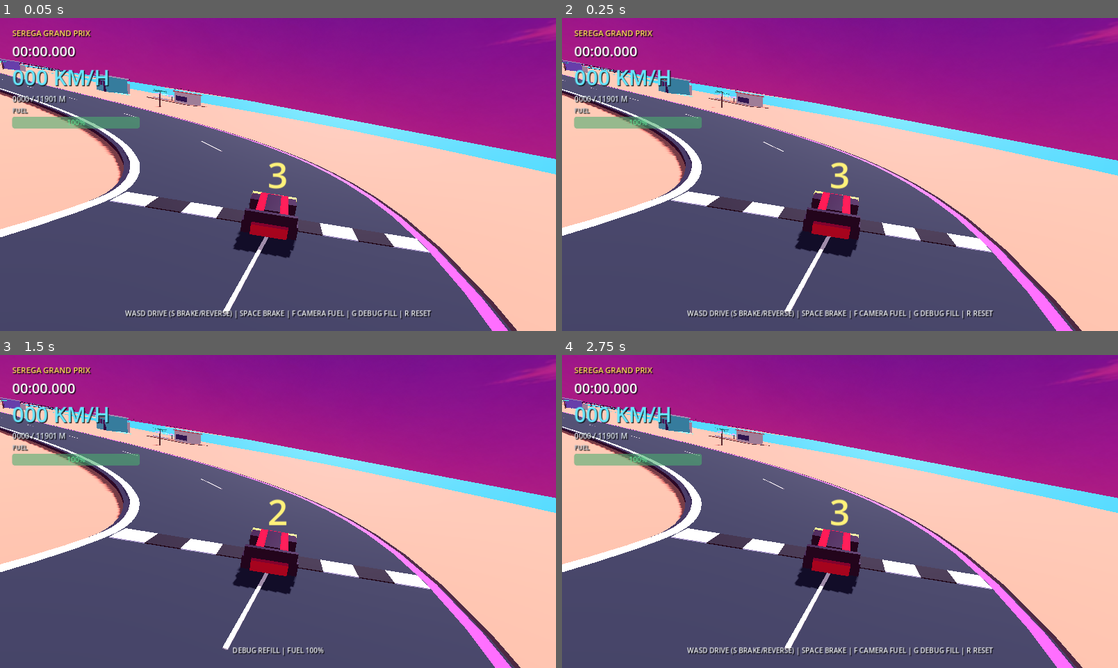
Above: before the commit, frames 1-4 (two rows, left to right).
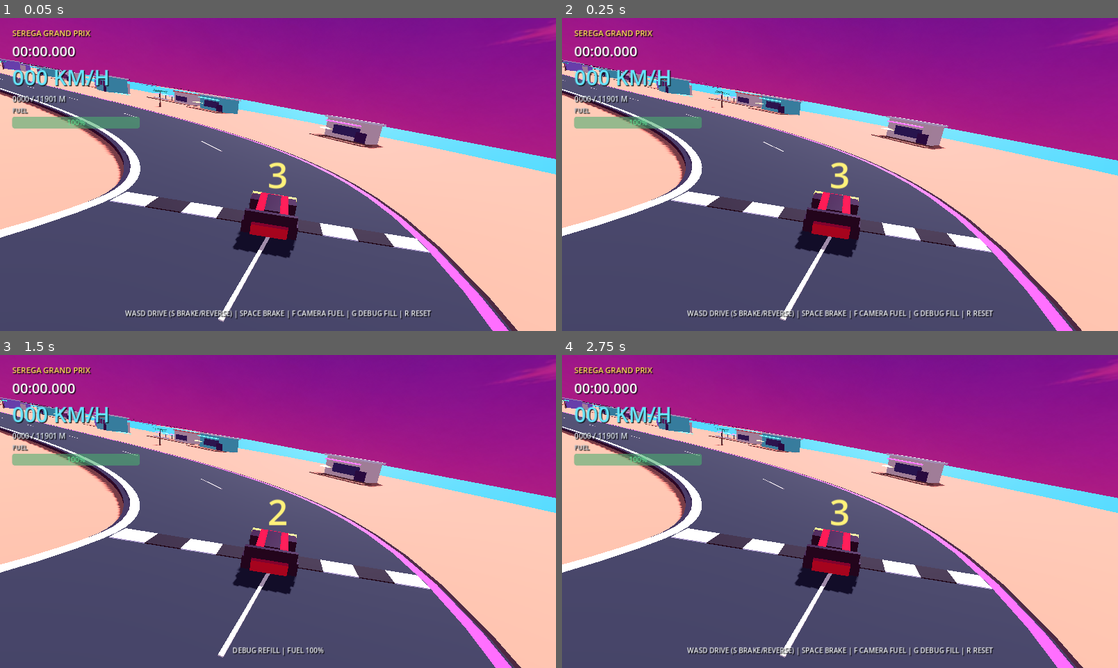
Above: after the commit, the same moments.

Repository: marticampgin/serega-racing
Game: Godot game, scene res://scenes/main.tscn
Same seed, same stepped clock (60 frames per second), same inputs: the game is played once before the commit and once after it.
Inputs:
- Up to frame 1 (0.05 s): no input
- Up to frame 2 (0.25 s): no input
- Up to frame 3 (1.5 s): hold D 0.53-1.28 s; hold F 0.53-1.28 s; tap Space at 0.77 s; hold S from 1.28 s (still down); tap G at 1.35 s
- Up to frame 4 (2.75 s): tap Space at 1.52 s; tap Enter at 2 s; release S at 2.03 s; hold D from 2.03 s (still down); hold R from 2.03 s (still down)

The runs differ from the first frame. In frame 1, 1.7% of the frame differs, in the area x 0-94%, y 13-100%; in frame 2, 1.7%; in frame 3, 1.7%; in frame 4, 1.7%.

Commit message:
Fix coastal geometry and expand island districts

Diff:
--- a/data/course_layout.json
+++ b/data/course_layout.json
@@ -2,7 +2,7 @@
   "name": "Serega Island Grand Prix",
   "closed": true,
   "world_scale": 3.3,
-  "bake_interval": 4.0,
+  "bake_interval": 2.0,
   "road_half_width": 9.0,
   "notes": "Clockwise map-template route. Party Island is scenery only and is not part of this racing line.",
   "landmarks": [
--- a/scripts/main.gd
+++ b/scripts/main.gd
@@ -543,6 +543,7 @@
 	chase_camera = Camera3D.new()
 	chase_camera.current = true
 	chase_camera.fov = 70.0
+	chase_camera.far = 7000.0
 	add_child(chase_camera)
 	chase_camera.global_position = car.global_position + start_frame.basis.z * 10.5 + start_frame.basis.y * 5.4
 	chase_camera.look_at(car.global_position - start_frame.basis.z * 5.0 + start_frame.basis.y * 0.5, start_frame.basis.y)
--- a/scripts/world_builder.gd
+++ b/scripts/world_builder.gd
@@ -25,6 +25,9 @@
 var _route_buckets: Dictionary = {}
 var _submerged_buckets: Dictionary = {}
 var _ocean_grid_origin := Vector2.ZERO
+var _terrain_grid_origin := Vector2.ZERO
+var _ocean_render_cache: Dictionary = {}
+var _terrain_render_cache: Dictionary = {}
 var mesh_instance_count := 0
 
 
@@ -44,6 +47,7 @@
 	_build_shopping_alley()
 	_build_sport_complex()
 	_build_north_coast()
+	_build_district_infill()
 	_build_party_island()
 	_build_personalized_billboards()
 	_build_roadside_rhythm()
@@ -57,20 +61,35 @@
 func ocean_rendered_height_at(world_xz: Vector2) -> float:
 	# Match the exact diagonal used by _build_heightfield_mesh so QA validates
 	# rendered triangle interpolation rather than only the height sampler.
-	var grid := (world_xz - _ocean_grid_origin) / OCEAN_GRID
+	return _rendered_height_at(world_xz, _ocean_grid_origin, OCEAN_GRID, Callable(self, "_ocean_height_at"), _ocean_render_cache)
+
+
+func terrain_rendered_height_at(world_xz: Vector2) -> float:
+	return _rendered_height_at(world_xz, _terrain_grid_origin, TERRAIN_GRID, Callable(self, "_ground_height_at"), _terrain_render_cache)
+
+
+func _rendered_height_at(world_xz: Vector2, origin: Vector2, spacing: float, sampler: Callable, cache: Dictionary) -> float:
+	var grid := (world_xz - origin) / spacing
 	var cell := Vector2(floorf(grid.x), floorf(grid.y))
 	var uv := grid - cell
-	var a_xz := _ocean_grid_origin + cell * OCEAN_GRID
-	var b_xz := a_xz + Vector2(0.0, OCEAN_GRID)
-	var c_xz := a_xz + Vector2(OCEAN_GRID, OCEAN_GRID)
-	var d_xz := a_xz + Vector2(OCEAN_GRID, 0.0)
-	var a := _ocean_height_at(a_xz)
-	var b := _ocean_height_at(b_xz)
-	var c := _ocean_height_at(c_xz)
-	var d := _ocean_height_at(d_xz)
+	var a_xz := origin + cell * spacing
+	var b_xz := a_xz + Vector2(0.0, spacing)
+	var c_xz := a_xz + Vector2(spacing, spacing)
+	var d_xz := a_xz + Vector2(spacing, 0.0)
+	var a := _cached_height_sample(a_xz, sampler, cache)
+	var b := _cached_height_sample(b_xz, sampler, cache)
+	var c := _cached_height_sample(c_xz, sampler, cache)
+	var d := _cached_height_sample(d_xz, sampler, cache)
 	if uv.y >= uv.x:
 		return a * (1.0 - uv.y) + b * (uv.y - uv.x) + c * uv.x
 	return a * (1.0 - uv.x) + c * uv.y + d * (uv.x - uv.y)
+
+
+func _cached_height_sample(position: Vector2, sampler: Callable, cache: Dictionary) -> float:
+	var key := Vector2i(roundi(position.x * 10.0), roundi(position.y * 10.0))
+	if not cache.has(key):
+		cache[key] = float(sampler.call(position))
+	return float(cache[key])
 
 
 func _cache_route_samples() -> void:
@@ -81,10 +100,12 @@
 	while offset < _course.length():
 		var point := _course.point_at(offset)
 		var zone := _course.zone_at(offset)
-		var below_island_grade := point.y < TERRAIN_TOP - 0.2
-		var near_water_structure := _offset_near_water_zone(offset, 220.0)
-		var water_route := zone in ["bridge", "underwater_tunnel"]
-		var submerged_route := zone == "underwater_tunnel" or (below_island_grade and near_water_structure)
+		var truly_submerged_tunnel := zone == "underwater_tunnel" and point.y < SEA_LEVEL - 0.8
+		var water_route := zone == "bridge" or truly_submerged_tunnel
+		# Only the enclosed tunnel needs the sea surface lowered. Extending this
+		# profile into Loop 2 exposed the seabed as large purple wedges and cyan
+		# puddles when viewed from the elevated crossing around 3234 m.
+		var submerged_route := truly_submerged_tunnel
 		var route_sample := {"offset": offset, "point": point, "zone": zone, "water": water_route, "submerged": submerged_route}
 		_route_samples.append(route_sample)
 		_add_to_bucket(_route_buckets, _bucket_key(Vector2(point.x, point.z)), route_sample)
@@ -231,7 +252,7 @@
 	instance.cast_shadow = GeometryInstance3D.SHADOW_CASTING_SETTING_ON if substantial else GeometryInstance3D.SHADOW_CASTING_SETTING_OFF
 	# Compound buildings used to lose windows/roofs before their main body. A
 	# shared minimum range keeps silhouettes intact while retaining distance culls.
-	instance.visibility_range_end = maxf(visibility, 620.0)
+	instance.visibility_range_end = maxf(visibility * 1.45, 1200.0)
 	instance.visibility_range_fade_mode = GeometryInstance3D.VISIBILITY_RANGE_FADE_SELF
 	mesh_instance_count += 1
 	return instance
@@ -352,11 +373,12 @@
 	var ocean_min := center - ocean_size * 0.5
 	var ocean_max := center + ocean_size * 0.5
 	_ocean_grid_origin = Vector2(floorf(ocean_min.x / OCEAN_GRID) * OCEAN_GRID, floorf(ocean_min.y / OCEAN_GRID) * OCEAN_GRID)
+	_terrain_grid_origin = Vector2(floorf(ocean_min.x / TERRAIN_GRID) * TERRAIN_GRID, floorf(ocean_min.y / TERRAIN_GRID) * TERRAIN_GRID)
 	# Both layers are connected indexed heightfields. Sand slopes continuously to
 	# the seabed; the opaque sea overlays it and depresses smoothly beneath the
 	# enclosed tunnel. No cells are deleted, so there are no horizon holes.
 	var ocean_mesh := _build_heightfield_mesh(ocean_min, ocean_max, OCEAN_GRID, Callable(self, "_ocean_height_at"))
-	var ocean := _mesh_instance(ocean_mesh, _materials.ocean, 2600.0)
+	var ocean := _mesh_instance(ocean_mesh, _materials.ocean, 5200.0)
 	ocean.name = "OceanSurface"
 	_parent.add_child(ocean)
 	ocean.add_to_group("ocean_scenery")
@@ -367,7 +389,7 @@
 	terrain.mesh = terrain_mesh
 	terrain.material_override = _materials.sand
 	terrain.cast_shadow = GeometryInstance3D.SHADOW_CASTING_SETTING_ON
-	terrain.visibility_range_end = 2600.0
+	terrain.visibility_range_end = 5200.0
 	terrain.add_to_group("island_terrain")
 	_parent.add_child(terrain)
 	mesh_instance_count += 1
@@ -465,7 +487,7 @@
 	# Marching-squares produces a narrow continuous foam line exactly where the
 	# shaped sand crosses sea level. It makes the beach readable without adding a
 	# second flat slab that could z-fight with either terrain surface.
-	const SPACING := 10.0
+	const SPACING := 6.0
 	var aligned_min := Vector2(floorf(minimum.x / SPACING) * SPACING, floorf(minimum.y / SPACING) * SPACING)
 	var columns := ceili((maximum.x - aligned_min.x) / SPACING) + 1
 	var rows := ceili((maximum.y - aligned_min.y) / SPACING) + 1
@@ -474,14 +496,16 @@
 	for row in range(rows):
 		for column in range(columns):
 			var point := aligned_min + Vector2(column * SPACING, row * SPACING)
-			values[row * columns + column] = _ground_height_at(point) - SEA_LEVEL
+			values[row * columns + column] = terrain_rendered_height_at(point) - ocean_rendered_height_at(point)
 	var surface := SurfaceTool.new()
 	surface.begin(Mesh.PRIMITIVE_TRIANGLES)
 	var segment_count := 0
 	for row in range(rows - 1):
 		for column in range(columns - 1):
 			var center := aligned_min + Vector2((column + 0.5) * SPACING, (row + 0.5) * SPACING)
-			if _submerged_distance(center) < 50.0:
+			# Leave only the sealed inner tunnel corridor contour-free. The former
+			# 50 m exclusion created obvious missing shoreline stretches at portals.
+			if _submerged_distance(center) < 13.0:
 				continue
 			var corners := [
 				aligned_min + Vector2(column * SPACING, row * SPACING),
@@ -512,7 +536,7 @@
 	if segment_count == 0:
 		return
 	surface.generate_normals()
-	var contour := _mesh_instance(surface.commit(), _materials.foam, 2600.0)
+	var contour := _mesh_instance(surface.commit(), _materials.foam, 5200.0)
 	contour.name = "ShorelineContour"
 	contour.cast_shadow = GeometryInstance3D.SHADOW_CASTING_SETTING_OFF
 	contour.add_to_group("shoreline_contour")
@@ -523,11 +547,17 @@
 	var direction := (to - from).normalized()
 	if direction.length_squared() < 0.5:
 		return
-	var normal := Vector2(-direction.y, direction.x) * 0.48
-	var a := Vector3(from.x - normal.x, SEA_LEVEL + 0.07, from.y - normal.y)
-	var b := Vector3(to.x - normal.x, SEA_LEVEL + 0.07, to.y - normal.y)
-	var c := Vector3(to.x + normal.x, SEA_LEVEL + 0.07, to.y + normal.y)
-	var d := Vector3(from.x + normal.x, SEA_LEVEL + 0.07, from.y + normal.y)
+	# Slightly overlap neighbouring marching-square segments so sharp turns do
+	# not leave pinholes between independent quads.
+	from -= direction * 0.42
+	to += direction * 0.42
+	var normal := Vector2(-direction.y, direction.x) * 0.34
+	var from_y := ocean_rendered_height_at(from) + 0.07
+	var to_y := ocean_rendered_height_at(to) + 0.07
+	var a := Vector3(from.x - normal.x, from_y, from.y - normal.y)
+	var b := Vector3(to.x - normal.x, to_y, to.y - normal.y)
+	var c := Vector3(to.x + normal.x, to_y, to.y + normal.y)
+	var d := Vector3(from.x + normal.x, from_y, from.y + normal.y)
 	_add_surface_quad(surface, a, b, c, d)
 
 
@@ -551,6 +581,10 @@
 		var promenade_offset := start + 55.0
 		var promenade_index := 0
 		while promenade_offset < finish:
+			# Closed-lap scenery must also clear the first sector. The final
+			# promenade previously overlapped the Villa at 45 m across the seam.
+			if promenade_offset > _course.length() - 80.0:
+				break
 			_add_coastal_promenade(promenade_offset, 1.0 if promenade_index % 2 == 0 else -1.0, promenade_index)
 			promenade_offset += 176.0
 			promenade_index += 1
@@ -726,6 +760,173 @@
 					_add_beach_bar(d, -1.0 if index % 2 == 0 else 1.0, index)
 				d += 118.0
 				index += 1
+
+
+func _build_district_infill() -> void:
+	# A second, collision-aware population layer turns the named map zones into
+	# continuous districts. These are deliberately irregular rather than a rigid
+	# prop fence, and every footprint is checked against existing scenery plus all
+	# non-local road branches before it is built.
+	var settings := {
+		"start_coast": {"spacing": 46.0, "setback": 50.0, "radius": 10.5},
+		"party_town": {"spacing": 43.0, "setback": 49.0, "radius": 10.0},
+		"city_centre": {"spacing": 47.0, "setback": 68.0, "radius": 14.0},
+		"shopping_alley": {"spacing": 42.0, "setback": 47.0, "radius": 11.0},
+		"sport_complex": {"spacing": 52.0, "setback": 68.0, "radius": 14.0},
+		"north_coast": {"spacing": 48.0, "setback": 54.0, "radius": 10.5},
+		"party_island_view": {"spacing": 48.0, "setback": 54.0, "radius": 10.5},
+	}
+	var feature_index := 0
+	for zone_name: String in settings:
+		var setting: Dictionary = settings[zone_name]
+		for span: Dictionary in _zone_spans(zone_name):
+			var offset := float(span.start_distance) + float(setting.spacing) * 0.5
+			while offset < float(span.end_distance) - float(setting.spacing) * 0.35:
+				var preferred_side := -1.0 if feature_index % 2 == 0 else 1.0
+				var root := _try_infill_root(zone_name, offset, preferred_side, float(setting.setback), float(setting.radius), feature_index)
+				if root != null:
+					_populate_infill_root(root, zone_name, feature_index)
+				offset += float(setting.spacing)
+				feature_index += 1
+
+
+func _try_infill_root(zone_name: String, offset: float, preferred_side: float, setback: float, radius: float, variant: int) -> Node3D:
+	var road := _course.point_at(offset)
+	var lateral := _course.lateral_at(offset)
+	var candidate_position := Vector3.ZERO
+	var found := false
+	for extra_setback in [0.0, 22.0, 42.0]:
+		for side in [preferred_side, -preferred_side]:
+			var position := road + lateral * float(side) * (setback + float(extra_setback))
+			position.y = _ground_height_at(Vector2(position.x, position.z))
+			if position.y <= SEA_LEVEL + 0.12:
+				continue
+			if _other_road_clearance(position, offset) < radius + 11.0:
+				continue
+			if not _scenery_footprint_is_clear(position, radius):
+				continue
+			candidate_position = position
+			found = true
+			break
+		if found:
+			break
+	if not found:
+		return null
+	var root := _grounded_root("%s_Infill_%03d" % [zone_name, variant], candidate_position, ["district_infill", "%s_scenery" % zone_name])
+	root.look_at(Vector3(road.x, candidate_position.y, road.z), Vector3.UP)
+	root.set_meta("course_offset", offset)
+	root.set_meta("scenery_radius", radius)
+	return root
+
+
+func _scenery_footprint_is_clear(position: Vector3, radius: float) -> bool:
+	for value in _parent.get_tree().get_nodes_in_group("grounded_scenery"):
+		if not value is Node3D or not _parent.is_ancestor_of(value):
+			continue
+		var root := value as Node3D
+		var existing_radius := 0.0
+		if root.has_meta("scenery_radius"):
+			existing_radius = float(root.get_meta("scenery_radius"))
+		else:
+			existing_radius = _estimate_scenery_radius(root)
+			root.set_meta("scenery_radius", existing_radius)
+		if Vector2(position.x, position.z).distance_to(Vector2(root.global_position.x, root.global_position.z)) < radius + existing_radius + 2.5:
+			return false
+	return true
+
+
+func _estimate_scenery_radius(root: Node3D) -> float:
+	var radius := 3.0
+	var inverse := root.global_transform.affine_inverse()
+	for child in root.find_children("*", "MeshInstance3D", true, false):
+		var mesh_instance := child as MeshInstance3D
+		if mesh_instance.mesh == null:
+			continue
+		var bounds := mesh_instance.get_aabb()
+		for corner_index in range(8):
+			var corner := bounds.position + Vector3(
+				bounds.size.x if corner_index & 1 else 0.0,
+				bounds.size.y if corner_index & 2 else 0.0,
+				bounds.size.z if corner_index & 4 else 0.0
+			)
+			var local_corner: Vector3 = inverse * (mesh_instance.global_transform * corner)
+			radius = maxf(radius, Vector2(local_corner.x, local_corner.z).length())
+	return minf(radius, 38.0)
+
+
+func _populate_infill_root(root: Node3D, zone_name: String, variant: int) -> void:
+	if zone_name in ["start_coast", "north_coast", "party_island_view"]:
+		if zone_name != "start_coast" and variant % 4 == 0:
+			_add_infill_marina(root, variant)
+		else:
+			_add_infill_bungalow(root, variant)
+	elif zone_name == "party_town":
+		_add_infill_bar(root, variant)
+	elif zone_name == "city_centre":
+		_add_infill_midrise(root, variant)
+	elif zone_name == "shopping_alley":
+		_add_infill_shop_pair(root, variant)
+	elif zone_name == "sport_complex":
+		_add_infill_sport_lot(root, variant)
+
+
+func _add_infill_bungalow(root: Node3D, variant: int) -> void:
+	var body: Material = [_materials.cream, _materials.mint, _materials.coral, _materials.lavender][variant % 4]
+	_box(root, Vector3(13.0, 5.4, 9.0), Vector3(0, 2.7, 0), body, 900.0)
+	_box(root, Vector3(14.5, 0.5, 10.2), Vector3(0, 5.65, 0), _materials.white, 900.0)
+	_box(root, Vector3(8.0, 2.5, 0.2), Vector3(0, 2.5, -4.58), _materials.glass, 900.0)
+	_box(root, Vector3(3.0, 2.8, 0.24), Vector3(-4.5, 1.4, -4.62), _materials.night, 900.0)
+	_box(root, Vector3(10.0, 0.35, 2.1), Vector3(1.0, 4.5, -5.25), _materials.pink if variant % 2 == 0 else _materials.cyan, 900.0)
+	_box(root, Vector3(16.0, 0.18, 6.0), Vector3(0, 0.09, -7.2), _materials.wood, 900.0)
+	_cylinder(root, 2.1, 0.42, Vector3(5.0, 2.5, -7.0), _materials.orange, 0.16, 900.0, 10)
+
+
+func _add_infill_marina(root: Node3D, variant: int) -> void:
+	_box(root, Vector3(18.0, 0.25, 7.0), Vector3(0, 0.13, 2.0), _materials.wood, 1000.0)
+	_box(root, Vector3(8.0, 4.2, 6.0), Vector3(-4.0, 2.1, 1.5), _materials.cream, 1000.0)
+	_box(root, Vector3(8.8, 0.4, 6.8), Vector3(-4.0, 4.4, 1.5), _materials.coral, 1000.0)
+	for index in range(3):
+		var x := -6.0 + index * 6.0
+		_box(root, Vector3(2.7, 0.65, 6.2), Vector3(x, 0.45, -4.8), _materials.cyan if (index + variant) % 2 == 0 else _materials.coral, 1000.0)
+		_box(root, Vector3(1.7, 0.9, 2.2), Vector3(x, 1.0, -4.3), _materials.white, 1000.0)
+
+
+func _add_infill_bar(root: Node3D, variant: int) -> void:
+	_box(root, Vector3(15.0, 6.5, 10.0), Vector3(0, 3.25, 0), _materials.night, 1000.0)
+	_box(root, Vector3(11.0, 3.0, 0.2), Vector3(0, 2.8, -5.08), _materials.glass, 1000.0)
+	_box(root, Vector3(16.0, 0.5, 2.2), Vector3(0, 5.4, -5.8), _materials.pink if variant % 2 == 0 else _materials.cyan, 1000.0)
+	_box(root, Vector3(10.0, 0.35, 0.3), Vector3(0, 7.2, -5.0), _materials.orange, 1000.0)
+	for x in [-5.0, 0.0, 5.0]:
+		_cylinder(root, 0.9, 0.45, Vector3(x, 0.45, -8.0), _materials.white, 0.9, 900.0, 10)
+
+
+func _add_infill_midrise(root: Node3D, variant: int) -> void:
+	var body: Material = [_materials.cream, _materials.mint, _materials.coral, _materials.lavender][variant % 4]
+	_box(root, Vector3(19.0, 5.0, 13.0), Vector3(0, 2.5, 0), _materials.night, 1300.0)
+	_box(root, Vector3(15.0, 18.0 + variant % 3 * 4.0, 10.0), Vector3(0, 14.0 + variant % 3 * 2.0, 0.5), body, 1300.0)
+	for x in [-5.0, 0.0, 5.0]:
+		_box(root, Vector3(2.4, 12.0, 0.2), Vector3(x, 14.0, -4.58), _materials.glass, 1300.0)
+	_box(root, Vector3(13.0, 0.5, 1.7), Vector3(0, 5.0, -7.0), _materials.cyan if variant % 2 == 0 else _materials.pink, 1300.0)
+
+
+func _add_infill_shop_pair(root: Node3D, variant: int) -> void:
+	for index in range(2):
+		var x := -5.2 if index == 0 else 5.2
+		var body: Material = [_materials.cream, _materials.mint, _materials.coral, _materials.lavender][(variant + index) % 4]
+		_box(root, Vector3(9.8, 6.0, 8.0), Vector3(x, 3.0, 0), body, 1000.0)
+		_box(root, Vector3(7.4, 2.8, 0.2), Vector3(x, 2.3, -4.08), _materials.glass, 1000.0)
+		_box(root, Vector3(10.0, 0.4, 2.0), Vector3(x, 4.8, -4.8), _materials.pink if index % 2 == 0 else _materials.cyan, 1000.0)
+		_box(root, Vector3(7.0, 0.7, 0.25), Vector3(x, 6.1, -4.2), _materials.orange, 1000.0)
+
+
+func _add_infill_sport_lot(root: Node3D, variant: int) -> void:
+	_box(root, Vector3(25.0, 0.25, 15.0), Vector3(0, 0.13, 0), _materials.court if variant % 2 == 0 else _materials.field, 1100.0)
+	_box(root, Vector3(26.0, 0.2, 0.2), Vector3(0, 0.32, -7.0), _materials.white, 1100.0)
+	_box(root, Vector3(0.2, 0.05, 14.0), Vector3(0, 0.32, 0), _materials.white, 1100.0)
+	for x in [-11.0, 11.0]:
+		_box(root, Vector3(0.25, 7.0, 0.25), Vector3(x, 3.5, 6.0), _materials.steel, 1100.0)
+		_box(root, Vector3(3.4, 0.7, 0.5), Vector3(x, 7.0, 6.0), _materials.yellow, 1100.0)
+	_box(root, Vector3(18.0, 3.5, 4.5), Vector3(0, 1.75, 10.0), _materials.cream, 1100.0)
 
 
 func _add_marina(offset: float, side: float) -> void:
@@ -1051,9 +1252,24 @@
 	for span: Dictionary in _zone_spans("underwater_tunnel"):
 		var start := float(span.start_distance)
 		var finish := float(span.end_distance)
-		var offset := start + 2.0
+		var enclosed_start := -1.0
+		var enclosed_finish := -1.0
+		var probe := start
+		while probe <= finish:
+			# Keep the 6.4 m roof only where its top is actually underwater. The
+			# shallow exit roof used to protrude into open air below Loop 2.
+			if _course.point_at(probe).y + 6.7 < SEA_LEVEL:
+				if enclosed_start < 0.0:
+					enclosed_start = probe
+				enclosed_finish = probe
+			probe += 2.0
+		if enclosed_start < 0.0:
+			continue
+		_build_tunnel_approach_walls(start + 2.0, enclosed_start)
+		_build_tunnel_approach_walls(enclosed_finish, finish - 2.0)
+		var offset := enclosed_start
 		var panel_index := 0
-		while offset < finish - 2.0:
+		while offset < enclosed_finish:
 			var shell := Node3D.new()
 			shell.name = "UnderwaterTunnelShell"
 			shell.transform = _course.sample_course(offset)
@@ -1073,7 +1289,7 @@
 				_box(shell, Vector3(18.7, 0.6, 0.72), Vector3(0, 6.05, 0), _materials.cyan, 1000.0)
 			offset += 14.0
 			panel_index += 1
-		for portal_offset in [start + 3.0, finish - 3.0]:
+		for portal_offset in [enclosed_start + 1.0, enclosed_finish - 1.0]:
 			var portal := Node3D.new()
 			portal.name = "UnderwaterTunnelPortal"
 			portal.transform = _course.sample_course(portal_offset)
@@ -1082,3 +1298,22 @@
 			_box(portal, Vector3(1.8, 9.0, 2.0), Vector3(-10.0, 4.5, 0), _materials.night, 1000.0)
 			_box(portal, Vector3(1.8, 9.0, 2.0), Vector3(10.0, 4.5, 0), _materials.night, 1000.0)
 			_box(portal, Vector3(21.8, 1.8, 2.0), Vector3(0, 8.2, 0), _materials.pink, 1000.0)
+
+
+func _build_tunnel_approach_walls(start: float, finish: float) -> void:
+	if finish - start < 2.0:
+		return
+	var offset := start
+	while offset < finish:
+		var frame := _course.sample_course(offset)
+		var wall_height := clampf(SEA_LEVEL - frame.origin.y + 0.9, 1.1, 6.2)
+		var root := Node3D.new()
+		root.name = "UnderwaterTunnelOpenApproach"
+		root.transform = frame
+		root.add_to_group("tunnel")
+		_parent.add_child(root)
+		for side in [-1.0, 1.0]:
+			var wall := _box(root, Vector3(0.55, wall_height, 14.5), Vector3(side * 9.5, wall_height * 0.5, 0), _materials.rock, 1100.0)
+			wall.add_to_group("tunnel_boundary")
+			_box(root, Vector3(0.18, 0.18, 14.5), Vector3(side * 9.22, wall_height + 0.05, 0), _materials.cyan, 1100.0)
+		offset += 14.0
